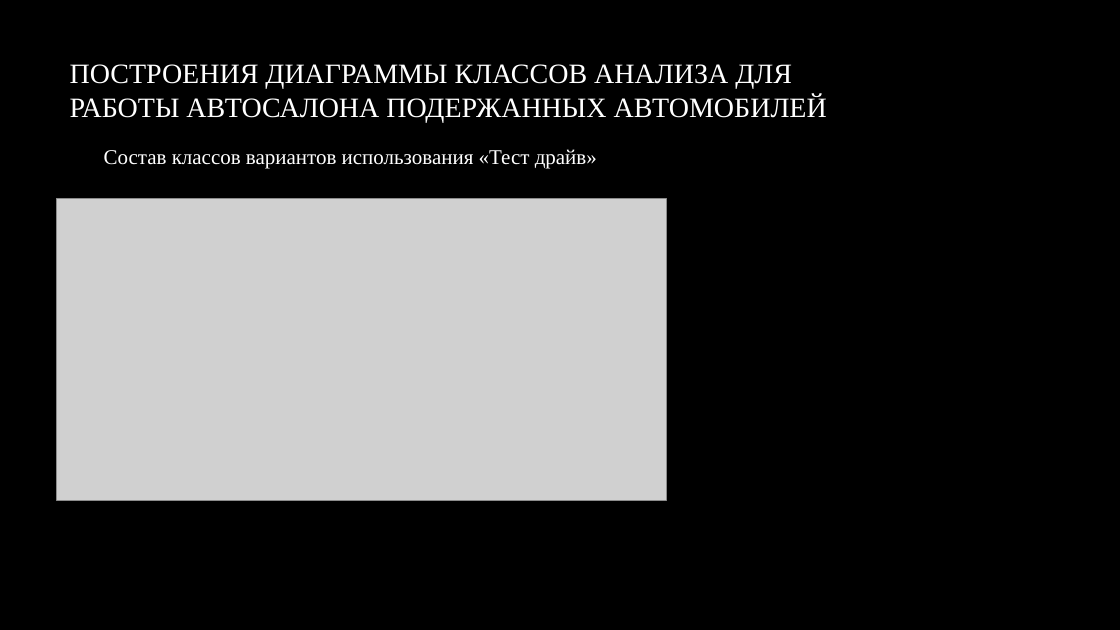
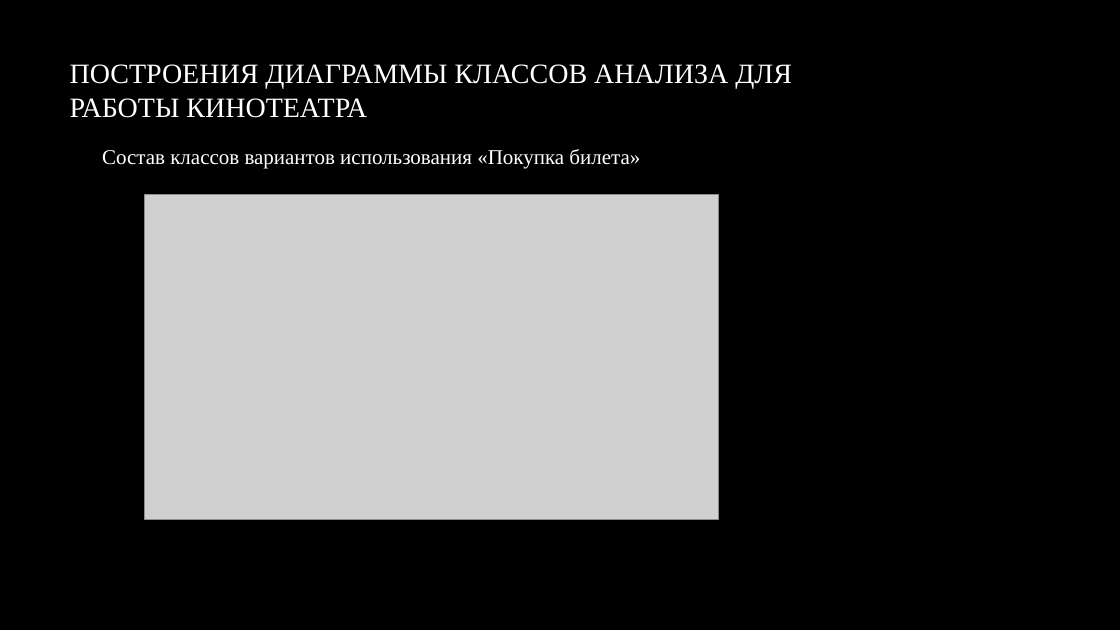
Before and after one commit to baethand/MIREA, a slide deck: slide 4 of sem4/AKMS/пр2_през_Руденко_ИКБО-13-22.pptx (slide 6 before the commit). Drawn at 1120x630 pixels with LibreOffice and Linux fonts; fonts in the diff are those of the drawing; grey boxes stand for pictures; background and template pictures are left out. Boxes give left, top, right and bottom in pixels: in the first picture for what was removed or moved away, otherwise in the second. Text is boxed around its words. In the diff, an @@ line names an element or a change of style, - is before the commit and + after.

```diff
--- a/sem4/AKMS/пр2_през_Руденко_ИКБО-13-22.pptx
+++ b/sem4/AKMS/пр2_през_Руденко_ИКБО-13-22.pptx
@@ title at [70, 64, 792, 118]: text changed @@
-ПОСТРОЕНИЯ ДИАГРАММЫ КЛАССОВ АНАЛИЗА ДЛЯ РАБОТЫ АВТОСАЛОНА ПОДЕРЖАННЫХ АВТОМОБИЛЕЙ
+ПОСТРОЕНИЯ ДИАГРАММЫ КЛАССОВ АНАЛИЗА ДЛЯ РАБОТЫ КИНОТЕАТРА
@@ text at [102, 149, 640, 169]: text changed @@
-Состав классов вариантов использования «Тест драйв»
+Состав классов вариантов использования «Покупка билета»
@@ picture: place and size @@
-picture at [56, 198, 666, 500]
+picture at [145, 195, 718, 520]
```
Also in this commit, not shown: 6 other slides changed, 1 slide added, 1 slide removed, 9 other files.
